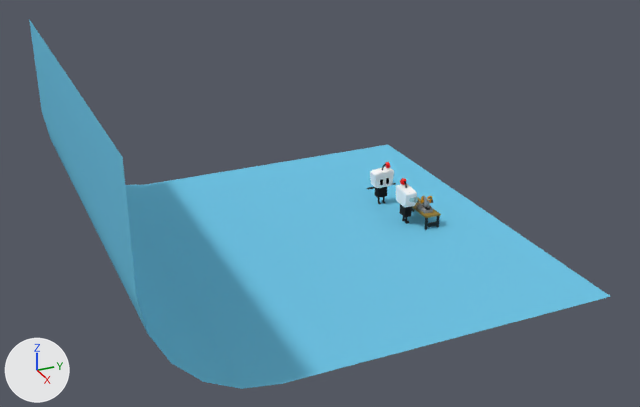
Renders of the Blender file projects/2023/saa/scenes/scene4/scene4.blend from each side of a commit.
One viewpoint serves both versions: a 50 mm lens placed at (85.1, -58.7, 47.2), pointed at (3.1, -21.8, 6.2). Arrows for +X, +Y and +Z are at lower left; the lights stay in place.
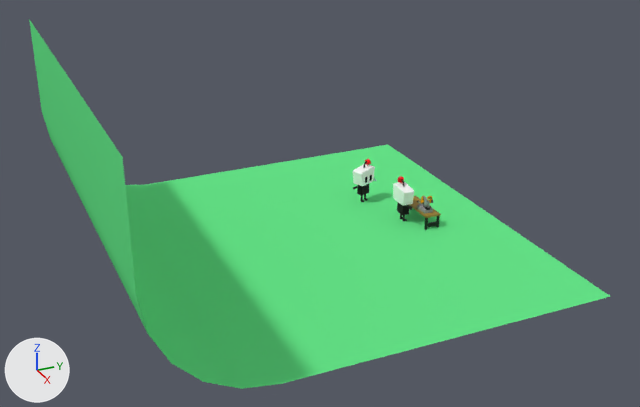
Where the newer file only moved an object's origin or applied its transform, the numbers keep the older frame.

Location of each change, [x1, y1, x2, y2] in pixels of the pictures (640 x 407 px):
'Plane', recoloured (cyan to green)
    both: [29, 19, 611, 389]
'cube.017', moved, turned
    before: [370, 167, 394, 188]
    after: [353, 164, 375, 186]
'cube.003', moved
    before: [396, 184, 417, 208]
    after: [393, 182, 414, 206]
'cube.014', moved, turned
    before: [375, 187, 387, 198]
    after: [357, 184, 369, 196]
'cube', moved
    before: [399, 204, 411, 217]
    after: [397, 203, 409, 215]
'cube.019', moved, turned
    before: [385, 162, 390, 168]
    after: [365, 158, 371, 165]

The edits, one by one:
Material 'Material.001' (mat_material_001) changes colour from cyan #72c7e7 to green #67e78b; in linear values from (0.168, 0.57, 0.8) to (0.137, 0.8, 0.257).
Object 'cube' (ob_cube_1) moves from (0.23, -9.0, 2.26) to (-0.4, -9.0, 2.26).
Object 'cube.003' (ob_cube_003) moves from (-2.26, -16.69, -1.93) to (-2.89, -16.69, -1.93).
Object 'cube.014' (ob_cube_014) moves from (-6.21, -9.23, 2.26) to (-7.72, -10.95, 2.26).
Object 'cube.014' (ob_cube_014) turns from (0, 0, 90) to (0, 0, 114) degrees about x, y and z.
Object 'cube.017' (ob_cube_017) moves from (-13.9, -6.74, -1.93) to (-15.77, -11.76, -1.93).
Object 'cube.017' (ob_cube_017) turns from (0, 0, -90) to (0, 0, -66) degrees about x, y and z.
Object 'cube.019' (ob_cube_019) moves from (-6.31, -8.17, 5.27) to (-8.24, -10.02, 5.27).
Object 'cube.019' (ob_cube_019) turns from (-27, 19, -116) to (-27, 19, -92) degrees about x, y and z.
